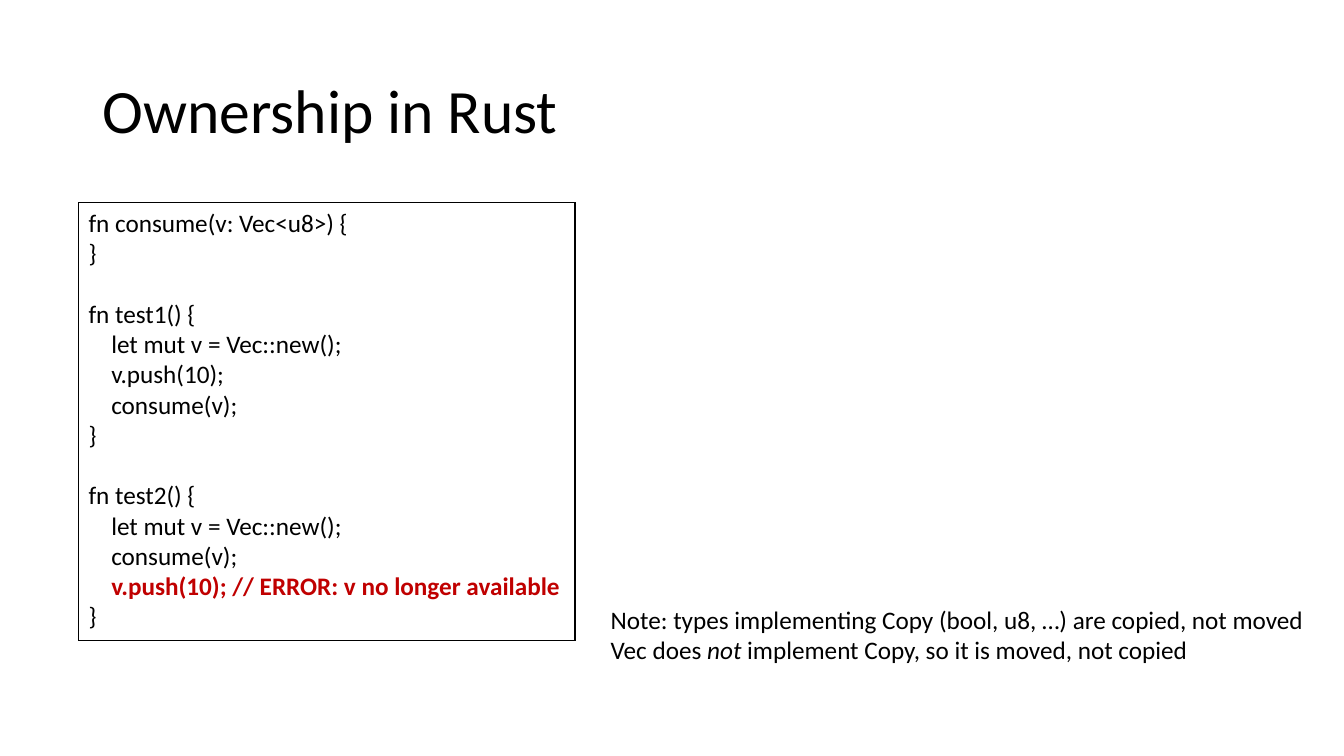
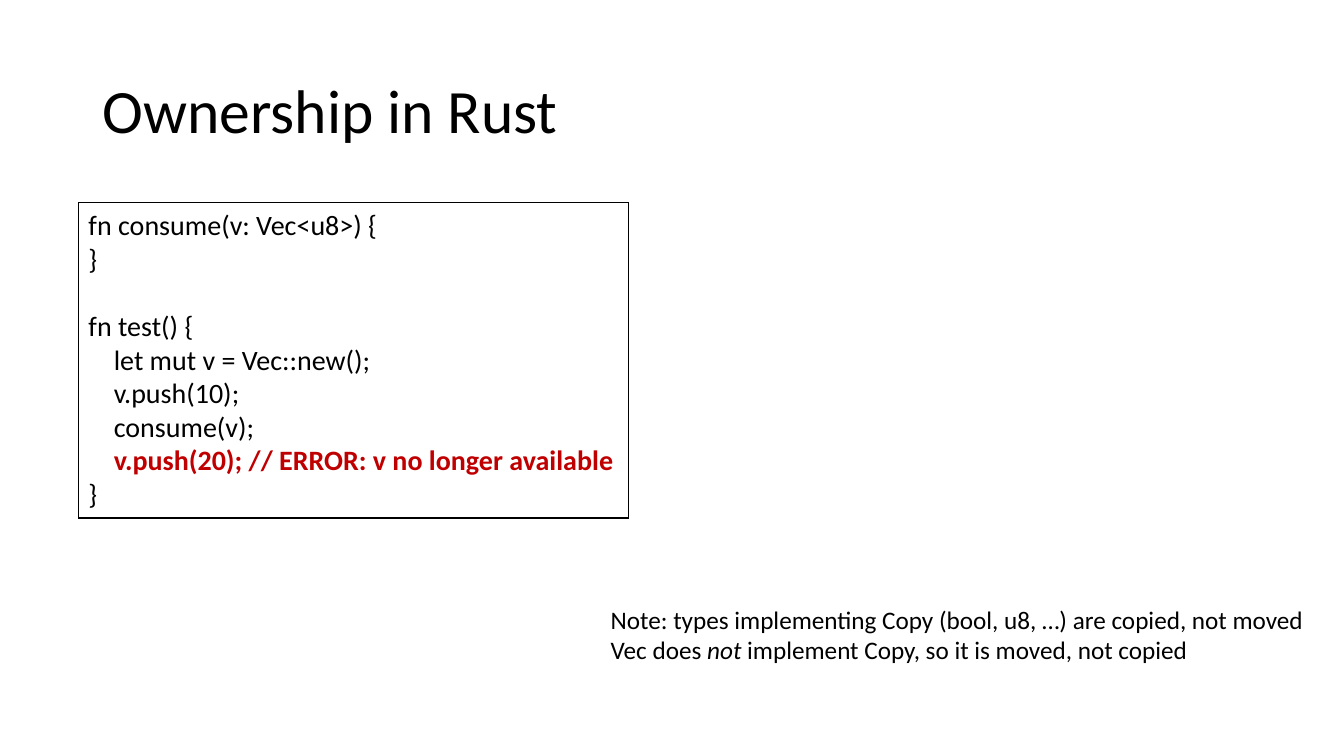
Before and after one commit to verus-lang/event-sites, a slide deck: slide 55 of 2026-summer-formal/slides/summer-school-formal-verus.pptx (slide 53 before the commit). Drawn at 1344x756 pixels with LibreOffice and Linux fonts; fonts in the diff are those of the drawing. Boxes give left, top, right and bottom in pixels: in the first picture for what was removed or moved away, otherwise in the second. Text is boxed around its words. In the diff, an @@ line names an element or a change of style, - is before the commit and + after.

```diff
--- a/2026-summer-formal/slides/summer-school-formal-verus.pptx
+++ b/2026-summer-formal/slides/summer-school-formal-verus.pptx
@@ rectangle "fn consume(v: Vec<u8>) {" resized from (x1=79, y1=203, x2=575, y2=640) to (x1=79, y1=203, x2=628, y2=518) @@
@@ text in rectangle at (x1=88, y1=214, x2=370, y2=441): size 18 to 20 pt in "fn consume(v: Vec<u8>) {", "}", "let mut v = Vec::new();", "v.push(10);" and 2 more places @@
@@ text in rectangle at (x1=88, y1=315, x2=178, y2=340): text changed; size 18 to 20 pt @@
-fn test1() {
+fn test() {
@@ text in rectangle at (x1=114, y1=449, x2=613, y2=475): paragraph added @@
+v.push(20); // ERROR: v no longer available
@@ text in rectangle at (x1=89, y1=485, x2=559, y2=600): paragraphs removed @@
-fn test2() {
-let mut v = Vec::new();
-consume(v);
-v.push(10); // ERROR: v no longer available
-}
```
Also in this commit, not shown: 22 other slides changed, 5 slides added, 1 other file.
